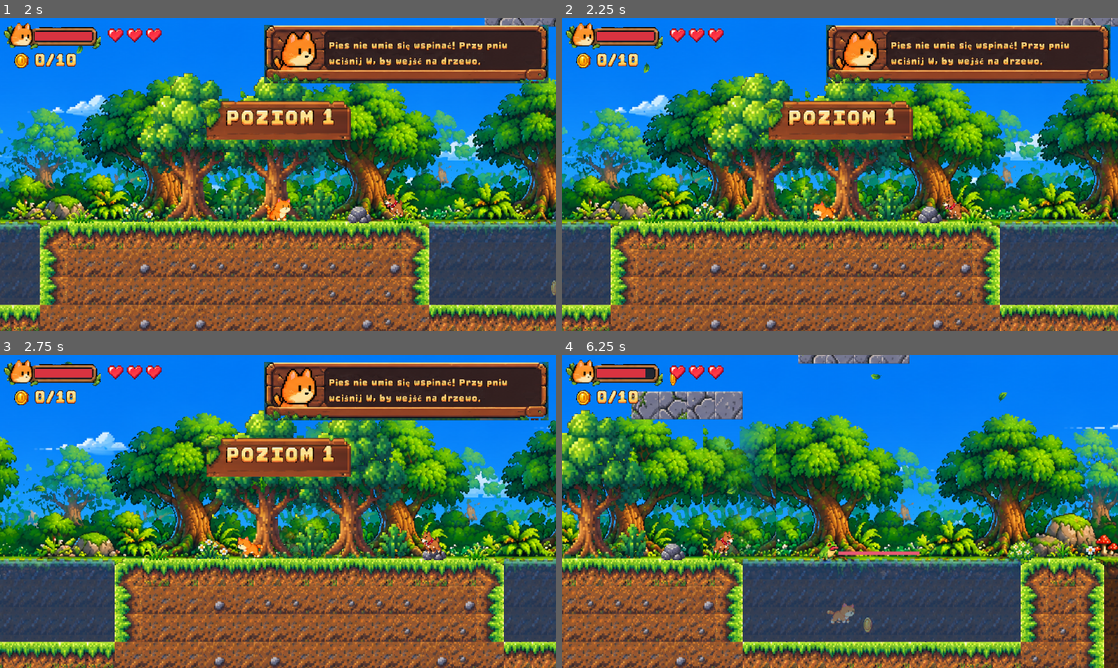
Above: before the commit, frames 1-4 (two rows, left to right).
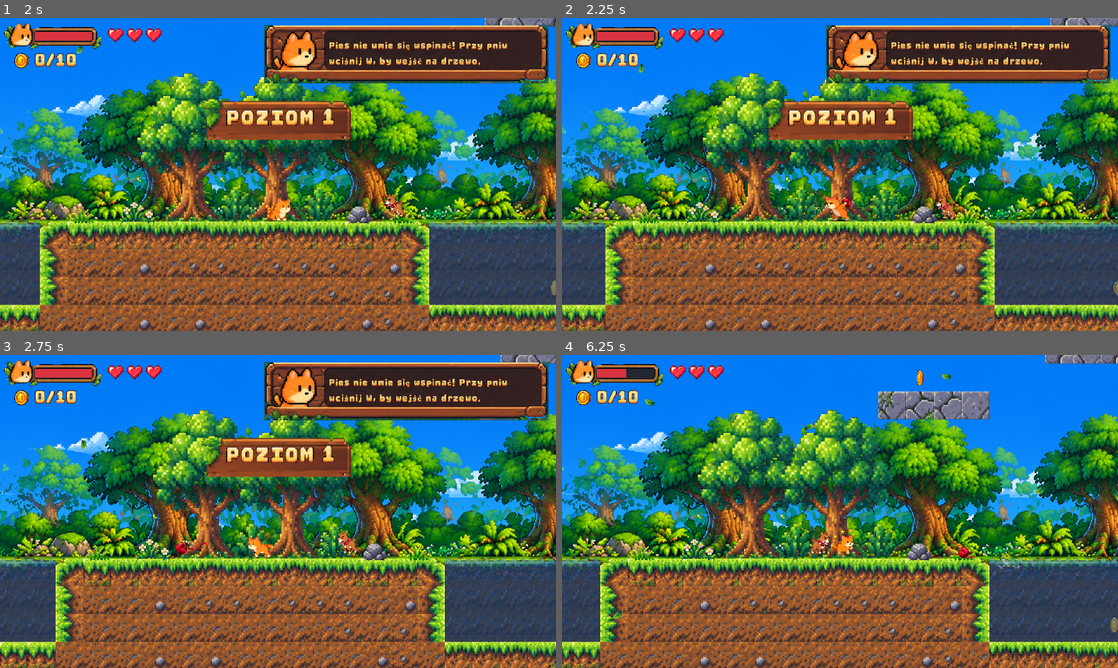
Above: after the commit, the same moments.

Repository: leksa-dev/cat-platformer
Game: Godot game, scene res://scenes/ui/main_menu.tscn
Two runs of this game, one before a commit and one after it. Both use one fixed random seed, a clock stepped at 60 frames per second and the inputs below.
Inputs (mouse positions are in pixels of both pictures, inside the frame that each line leads up to):
- Up to frame 1 (2 s): tap Enter (ui_accept) at 0.5 s; move the mouse to (400, 158) at 0.52 s; hold D (right) 0.53-1.25 s; hold Shift (dash) 0.53-1.25 s; click (400, 158) at 0.67 s; tap Space (jump) at 0.77, 1.07 s; tap K (fart) at 0.8 s; drag from (166, 190) to (311, 152) at 1.27 s
- Up to frame 2 (2.25 s): move the mouse to (895, 105) at 2.02 s; hold A (left) from 2.03 s (still down); tap L (throw, bound only after the commit) at 2.1 s
- Up to frame 3 (2.75 s): keep holding A (left); tap V at 2.3 s
- Up to frame 4 (6.25 s): release A (left) at 2.75 s; drag from (812, 574) to (912, 489) at 2.77 s; move the mouse to (1006, 558) at 3.52 s; hold D (right) 3.53-4.25 s; hold Shift (dash) 3.53-4.25 s; tap Space (jump) at 3.6, 3.77, 4.07 s; drag from (673, 464) to (873, 511) at 4.27 s; move the mouse to (867, 511) at 5.02 s; hold D (right) 5.03-5.75 s; hold Shift (dash) 5.03-5.75 s; click (867, 511) at 5.17 s; tap L (throw, bound only after the commit) at 5.3 s; drag from (756, 433) to (862, 580) at 5.77 s

Frame 1 is identical in both runs. In frame 2, 38% of the frame differs, in the area x 0-100%, y 0-100%; in frame 3, 55%; in frame 4, 75%.

Commit message:
Yarn ball attack (L / V / L1): throw animation, bouncing ball that tangles enemies
Co-Authored-By: Claude Opus 5.5 <noreply@anthropic.com>
Claude-Session: https://claude.ai/code/session_011nTXPMpz8sabEPGxZfve52

Diff:
--- /dev/null
+++ b/scenes/objects/yarn_ball.gd
@@ -0,0 +1,59 @@
+extends CharacterBody2D
+# Yarn ball the cat throws: flies in an arc, bounces off the ground losing speed, hits each enemy once
+# (damage + a long stun: it's tangled), then lies on the ground for a moment and fades away.
+
+signal hit(body: Node2D)
+
+const FLIGHT := 8  # frames 0-7 spinning in flight, 8-10 lying on the ground
+const REST := 8
+
+@export var damage := 1
+@export var stun := 2.0
+@export var gravity := 500.0
+@export var bounce := 0.5
+@export var rest_time := 1.2  # on the ground before it fades
+
+var _time := 0.0
+var _rest := -1.0  # seconds lying on the ground, < 0 while it moves
+var _already_hit := []
+
+@onready var sprite: Sprite2D = $Sprite
+@onready var hitbox: Area2D = $Hitbox
+@onready var hitbox_shape: CollisionShape2D = $Hitbox/CollisionShape2D
+
+
+func _physics_process(delta: float) -> void:
+	_time += delta
+	if _time > 6.0:
+		queue_free()  # fell into a pit or the sea
+		return
+	if _rest >= 0:
+		_rest += delta
+		sprite.frame = REST + mini(int(_rest * 8), 2)
+		modulate.a = clampf(1.0 - (_rest - rest_time) / 0.4, 0.0, 1.0)
+		if _rest > rest_time + 0.4:
+			queue_free()
+		return
+	velocity.y += gravity * delta
+	var col := move_and_collide(velocity * delta)
+	if col:
+		var floor_hit := col.get_normal().y < -0.5
+		velocity = velocity.bounce(col.get_normal()) * bounce
+		if floor_hit and absf(velocity.y) < 40:  # too slow to bounce again: it stops
+			_rest = 0.0
+			return
+	sprite.frame = int(_time * 16) % FLIGHT
+	sprite.flip_h = velocity.x < 0  # frames fly right, the string trailing behind
+
+	# direct query, same reason as the cat's claws: Area2D overlap lists lag
+	var query := PhysicsShapeQueryParameters2D.new()
+	query.shape = hitbox_shape.shape
+	query.transform = hitbox_shape.global_transform
+	query.collision_mask = hitbox.collision_mask
+	for result in get_world_2d().direct_space_state.intersect_shape(query):
+		if not _already_hit.has(result.collider):
+			_already_hit.append(result.collider)
+			if result.collider.has_method("hurt"):
+				result.collider.hurt(damage, global_position, stun)
+				velocity = Vector2(-velocity.x * 0.3, -80)  # bounces off the enemy and drops
+			hit.emit(result.collider)
--- /dev/null
+++ b/scenes/objects/yarn_ball.tscn
@@ -0,0 +1,32 @@
+[gd_scene format=3]
+
+[ext_resource type="Script" path="res://scenes/objects/yarn_ball.gd" id="1_s"]
+[ext_resource type="Texture2D" path="res://assets/game/yarn.png" id="2_t"]
+
+[sub_resource type="CircleShape2D" id="body"]
+radius = 3.0
+
+[sub_resource type="CircleShape2D" id="hit"]
+radius = 5.0
+
+[node name="YarnBall" type="CharacterBody2D"]
+z_index = 1
+collision_layer = 0
+script = ExtResource("1_s")
+
+[node name="Sprite" type="Sprite2D" parent="."]
+scale = Vector2(0.333333, 0.333333)
+texture = ExtResource("2_t")
+hframes = 11
+
+[node name="CollisionShape2D" type="CollisionShape2D" parent="."]
+shape = SubResource("body")
+
+[node name="Hitbox" type="Area2D" parent="."]
+collision_layer = 0
+collision_mask = 8
+monitoring = false
+monitorable = false
+
+[node name="CollisionShape2D" type="CollisionShape2D" parent="Hitbox"]
+shape = SubResource("hit")
--- a/scenes/player/cat.gd
+++ b/scenes/player/cat.gd
@@ -27,6 +27,7 @@
 @export var scratch_interval := 0.12  # holding attack = one swipe per interval
 @export var scratch_lunge := 40.0
 @export var fart_cloud_speed := 70.0
+@export var throw_velocity := Vector2(160, -60)  # yarn ball, x toward the facing side: a low arc at enemy height
 @export var max_hp := 6
 @export var hurt_invuln_time := 1.0
 @export var hurt_knockback := Vector2(120, -150)
@@ -57,6 +58,8 @@
 var _shake := 0.0
 var _fart_time := -1.0  # seconds into the fart attack, < 0 when not farting
 var _farted := false  # cloud already released this attack
+var _throw_time := -1.0  # seconds into the yarn throw, < 0 when not throwing
+var _thrown := false  # ball already released this throw
 var _in_water := false
 var hp := 0
 var fall_speed := 0.0  # vertical speed before the last move (landing zeroes velocity; enemies need it for stomps)
@@ -101,8 +104,12 @@
 const FART_SEQ := [[46, 2, false], [47, 3, false], [48, 3, false], [49, 4, false], [50, 6, true], [51, 3, false], [52, 3, false]]
 const FART_RELEASE := 9  # 1/30 s ticks in: the squint frame, when the cloud comes out
 const FART_CLOUD := preload("res://scenes/objects/fart_cloud.tscn")
+const YARN_BALL := preload("res://scenes/objects/yarn_ball.tscn")
+const THROW := 119  # 8 frames: ready, grab the ball, wind up x2, throw (ball leaves at frame 5), follow-through, recover
+const THROW_RELEASE := 5
+const THROW_FPS := 20.0
 # sprite sheets: [texture, frames, sprite y so the feet stay on the ground]
-const SHEET_CAT := [preload("res://assets/game/cat.png"), 119, -70.0 / 6]
+const SHEET_CAT := [preload("res://assets/game/cat.png"), 127, -70.0 / 6]
 const SHEET_SURF := [preload("res://assets/game/beach/cat_surf.png"), 6, -8.0]  # idle, get on, surf 1-2, jump, land
 const SHEET_DRINK := [preload("res://assets/game/beach/cat_drink.png"), 6, -40.0 / 6]  # stand, coconut, sip x2, put down, happy (healed)
 const DRINK_FPS := 6.0
@@ -134,6 +141,7 @@
 	_hurt_invuln = hurt_invuln_time
 	_climbing = false
 	_fart_time = -1.0
+	_throw_time = -1.0
 	_dash_left = minf(_dash_left, 0.0)
 	velocity = Vector2(signf(global_position.x - from.x) * hurt_knockback.x, hurt_knockback.y)
 	_lock = 0.25  # knocked back: no steering for a moment
@@ -162,6 +170,7 @@
 	_die_time = 0.0
 	_climbing = false
 	_fart_time = -1.0
+	_throw_time = -1.0
 	_drink_time = -1.0
 	_set_sheet(SHEET_CAT)
 
@@ -185,6 +194,7 @@
 	Game.sfx("drink", 0.0)
 	_climbing = false
 	_fart_time = -1.0
+	_throw_time = -1.0
 	_set_sheet(SHEET_DRINK)
 
 
@@ -326,8 +336,8 @@
 	if on_wall and velocity.y > 0:
 		velocity.y = minf(velocity.y, wall_slide_speed)
 
-	if _fart_time >= 0:
-		pass  # committed to the fart: no jumping
+	if _fart_time >= 0 or _throw_time >= 0:
+		pass  # committed to the fart / throw: no jumping
 	elif _in_water and _buffer > 0:
 		velocity.y = swim_stroke
 		_buffer = 0
@@ -350,10 +360,13 @@
 		_fart_time = 0.0
 		_farted = false
 		_fart_dir = visual.scale.x
+	if Input.is_action_just_pressed("throw") and _throw_time < 0 and _fart_time < 0 and is_on_floor():
+		_throw_time = 0.0
+		_thrown = false
 
 	_lock -= delta
 	if _lock <= 0:
-		var dir := Input.get_axis("left", "right") if _fart_time < 0 else 0.0
+		var dir := Input.get_axis("left", "right") if _fart_time < 0 and _throw_time < 0 else 0.0
 		if dir:
 			velocity.x = move_toward(velocity.x, dir * run_speed * _boost(catnip_speed_mult) * (water_speed_mult if _in_water else 1.0), acceleration * delta)
 			if signf(dir) != visual.scale.x and is_on_floor():
@@ -366,6 +379,8 @@
 		_scratch()
 	if _fart_time >= 0:
 		_update_fart(delta)
+	if _throw_time >= 0:
+		_update_throw(delta)
 
 	fall_speed = velocity.y
 	move_and_slide()
@@ -380,6 +395,7 @@
 		_surf_time = 0.0
 		_climbing = false
 		_fart_time = -1.0
+		_throw_time = -1.0
 		_set_sheet(SHEET_SURF)
 	_surf_time += delta
 	var surface := wave.global_position.y - 1  # 1 px above the shore's top edge, or the board snags on its corner
@@ -456,6 +472,21 @@
 	_fart_time = -1.0  # sequence over
 
 
+func _update_throw(delta: float) -> void:
+	_throw_time += delta
+	var frame := int(_throw_time * THROW_FPS)
+	if not _thrown and frame >= THROW_RELEASE:
+		_thrown = true
+		Game.sfx("dash", 0.1, -4.0)
+		var ball := YARN_BALL.instantiate()
+		ball.velocity = Vector2(visual.scale.x * throw_velocity.x, throw_velocity.y)
+		ball.hit.connect(hit.emit)
+		get_parent().add_child(ball)
+		ball.global_position = global_position + Vector2(visual.scale.x * 8, -10)
+	if frame >= 8:
+		_throw_time = -1.0
+
+
 func _boost(mult: float) -> float:
 	return mult if _catnip_left > 0 else 1.0
 
@@ -526,6 +557,9 @@
 	_idle_time = _idle_time + delta if on_floor and absf(velocity.x) <= 5 and _fart_time < 0 else 0.0
 	if _fart_time >= 0:
 		return  # _update_fart drives the frames
+	if _throw_time >= 0:
+		sprite.frame = THROW + mini(int(_throw_time * THROW_FPS), 7)
+		return
 	if _hurt_time < 0.4:
 		_play("hurt")
 	elif _scratch_cd > -0.1:  # wind-up once, then swipes while the attack is held
--- a/scenes/player/cat.tscn
+++ b/scenes/player/cat.tscn
@@ -53,7 +53,7 @@
 scale = Vector2(0.333333, 0.333333)
 position = Vector2(0, -11.666667)
 texture = ExtResource("2_sheet")
-hframes = 119
+hframes = 127
 
 [node name="Claws" type="Node2D" parent="Visual"]
 visible = false
--- a/scripts/game.gd
+++ b/scripts/game.gd
@@ -66,6 +66,7 @@
 	_bind("dash", [KEY_SHIFT], [JOY_BUTTON_B, JOY_BUTTON_RIGHT_SHOULDER])
 	_bind("attack", [KEY_J, KEY_X], [JOY_BUTTON_X])
 	_bind("fart", [KEY_K, KEY_C], [JOY_BUTTON_Y])  # Y = Triangle
+	_bind("throw", [KEY_L, KEY_V], [JOY_BUTTON_LEFT_SHOULDER])  # yarn ball
 	_bind("fullscreen", [KEY_F, KEY_F11])
 	_bind("pause", [KEY_ESCAPE, KEY_P], [JOY_BUTTON_START])  # Start = Options on a DualShock
 	_bind("dev", [KEY_F1])
Binary file changed: assets/game/cat.png
Binary file added: assets/game/yarn.png
Not shown, added: assets/game/yarn.png.import
Binary file added: assets/wool_animation.png
Not shown, added: assets/wool_animation.png.import
Not shown, added: scenes/objects/yarn_ball.gd.uid
Not shown, changed: PLAN.md
Not shown, changed: enemies.md
